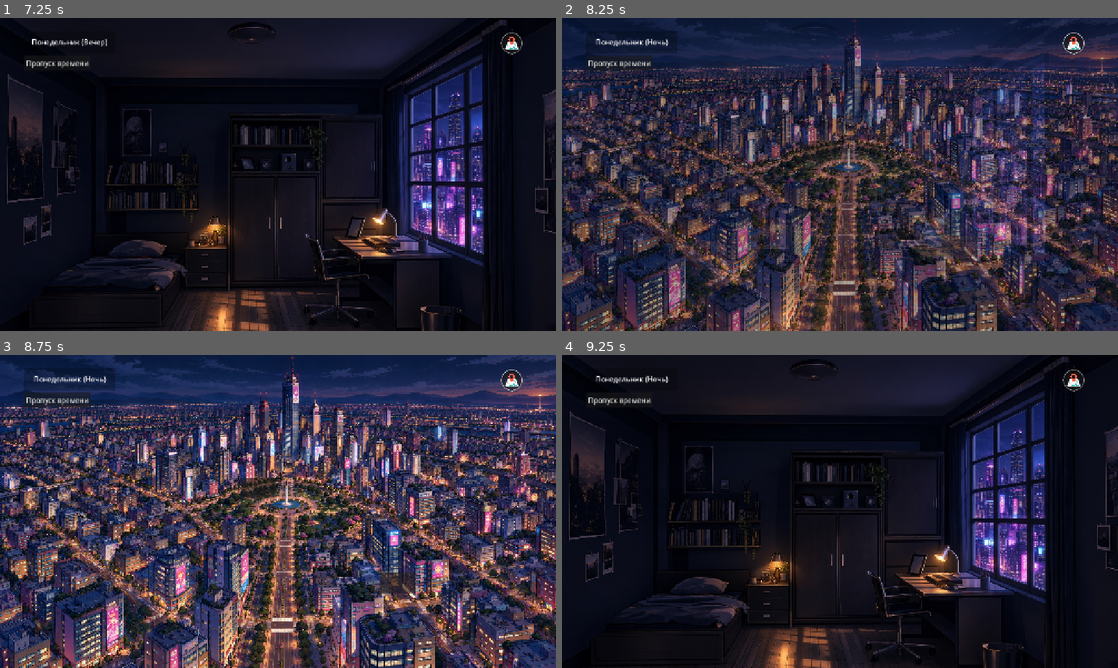
Above: before the commit, frames 1-4 (two rows, left to right).
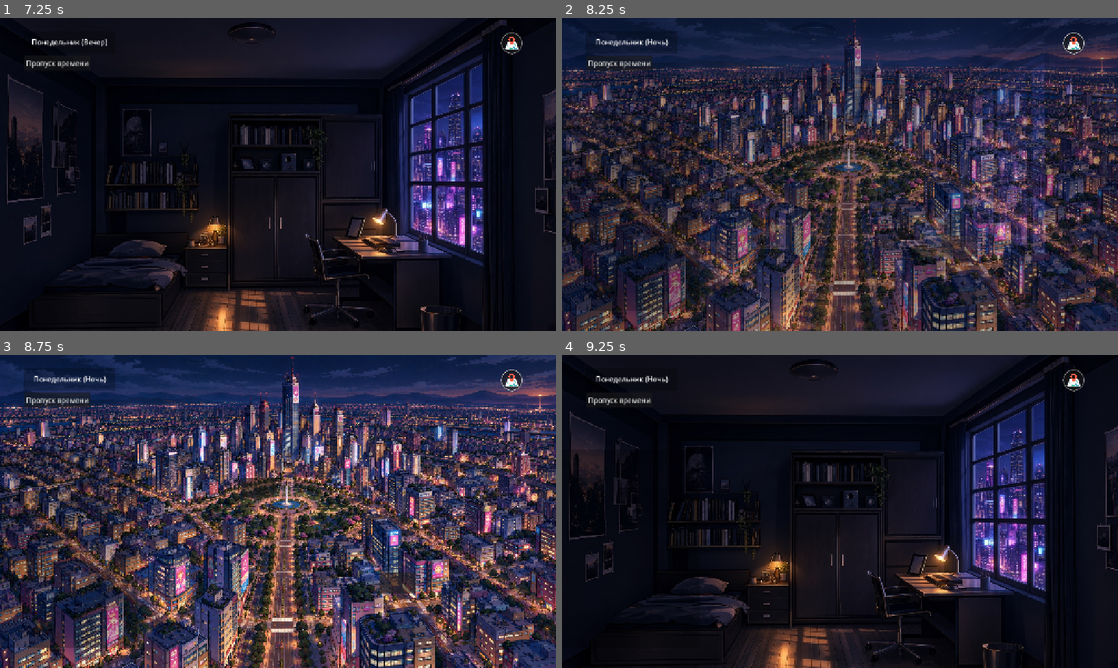
Above: after the commit, the same moments.

Repository: GoodGoos/HeroTown
Game: Godot game, scene res://scenes/main_menu.tscn
Same seed, same stepped clock (60 frames per second), same inputs: the game is played once before the commit and once after it.
Inputs (mouse positions are in pixels of both pictures, inside the frame that each line leads up to):
- Up to frame 1 (7.25 s): click "New Game" at 0.5 s; click "Пропуск времени" at 1.25 s; click (511, 43) at 2 s; click (400, 246) at 2.75 s; click (511, 43) at 3.5 s; click (261, 149) at 4.25 s; click "Пропуск времени" at 5 s; click (511, 43) at 5.75 s; click (400, 246) at 6.5 s
- Up to frame 2 (8.25 s): click "Пропуск времени" at 7.25 s; click (1073, 43) at 8 s
- Up to frame 3 (8.75 s): no input
- Up to frame 4 (9.25 s): click (962, 583) at 8.75 s

Frame 1 is identical in both runs. In frame 2, 1.8% of the frame differs, in the area x 0-25%, y 30-94%; in frame 3, 4.6%; in frame 4, less than 0.1%.

Commit message:
Update 1. Add trigger registry and event condition test

Diff:
--- /dev/null
+++ b/scenes/event_button.tscn
@@ -0,0 +1,33 @@
+[gd_scene format=3 uid="uid://dl8jpe36i6gh1"]
+
+[sub_resource type="StyleBoxFlat" id="StyleBoxFlat_tko23"]
+content_margin_left = 4.0
+content_margin_top = 4.0
+content_margin_right = 4.0
+content_margin_bottom = 4.0
+bg_color = Color(0.101960786, 0.101960786, 0.101960786, 0.3019608)
+border_width_top = 3
+border_color = Color(0.9561803, 0.62158567, 0.073735945, 1)
+corner_radius_top_left = 3
+corner_radius_top_right = 3
+corner_radius_bottom_right = 3
+corner_radius_bottom_left = 3
+corner_detail = 1
+
+[node name="EventButton" type="Node2D" unique_id=997148830]
+
+[node name="Button" type="Button" parent="." unique_id=1076533018]
+custom_minimum_size = Vector2(0, 25)
+anchors_preset = 8
+anchor_left = 0.5
+anchor_top = 0.5
+anchor_right = 0.5
+anchor_bottom = 0.5
+offset_left = -160.0
+offset_top = -15.5
+offset_right = 160.0
+offset_bottom = 15.5
+grow_horizontal = 2
+grow_vertical = 2
+theme_override_styles/normal = SubResource("StyleBoxFlat_tko23")
+text = "Вечер"
--- a/scenes/hug_layer.tscn
+++ b/scenes/hug_layer.tscn
@@ -63,5 +63,25 @@
 offset_bottom = 121.0
 text = "Пропуск времени"
 
+[node name="EventPanel" type="ColorRect" parent="Control" unique_id=425828751]
+visible = false
+layout_mode = 1
+anchors_preset = -1
+anchor_top = 0.61700004
+anchor_bottom = 0.61700004
+offset_top = -228.74002
+offset_right = 317.0
+offset_bottom = 228.25998
+grow_vertical = 2
+color = Color(0, 0, 0, 0.23137255)
+
+[node name="EventList" type="VBoxContainer" parent="Control/EventPanel" unique_id=915005462]
+layout_mode = 1
+anchors_preset = 15
+anchor_right = 1.0
+anchor_bottom = 1.0
+grow_horizontal = 2
+grow_vertical = 2
+
 [connection signal="pressed" from="Control/Map" to="." method="_on_emap_button_pressed"]
 [connection signal="pressed" from="Control/Button2" to="." method="_on_skip_time_button_pressed"]
--- a/scripts/hug_layer.gd
+++ b/scripts/hug_layer.gd
@@ -1,9 +1,13 @@
 extends CanvasLayer
 
 @onready var time_label: Label = $Control/ColorRect/Label
+@onready var event_panel = $Control/EventPanel
+@onready var event_list = $Control/EventPanel/EventList
+
 @onready var map_hud: CanvasLayer = $"res://scenes/map_hug.tscn" # Путь к узлу MapHud
 
 func _ready() -> void:
+
 	GameManager.game_state_changed.connect(_on_game_state_changed)
 	GameManager.time_changed.connect(update_hud)
 	visible = GameManager.is_in_game
@@ -23,9 +27,23 @@
 		return
 
 	Transition.change_scene("")
+	refresh_events()
 	await Transition.screen_blacked_out
 	GameManager.advance_time()
 
+func refresh_events() -> void:
+	# Пока используем текущее состояние игры.
+	var context := game_context.new(GameManager.data)
+
+	var available_triggers := TriggerRegistry.get_available_triggers(context)
+
+	# Показываем панель только если есть события.
+	event_panel.visible = not available_triggers.is_empty()
+
+	print("Доступных событий: ", available_triggers.size())
+
+	for trigger in available_triggers:
+		print("Событие: ", trigger.display_name)
 
 # Сигнал от кнопки карты
 func _on_emap_button_pressed() -> void:
--- a/scripts/player_room.gd
+++ b/scripts/player_room.gd
@@ -1,7 +1,6 @@
 extends Control
 
 @onready var background: TextureRect = $TextureRect
-var data: GameData
 
 const DAY_TEXTURE = preload("res://assets/image/Background/player_room_v2_day.png")
 const NIGHT_TEXTURE = preload("res://assets/image/Background/player_room_v2_night.jpg")
@@ -9,31 +8,10 @@
 func _ready() -> void:
 	# 1. Сразу при запуске сцены устанавливаем правильный фон
 	_update_visuals()
-	if not data:
-		data = GameData.new()
 
 	# 2. Подписываемся на смену времени
 	if GameManager:
 		GameManager.time_changed.connect(_on_time_changed)
-
-	var evening := TriggerRegistry.get_trigger("evening")
-
-	if evening:
-		print("Событие найдено: ", evening.display_name)
-		print("ID: ", evening.id)
-		print("Условий: ", evening.conditions.size())
-
-		var context := game_context.new(data)
-		var condition := evening.conditions[0]
-
-		print("GameManager.data.current_time: ", GameManager.data.current_time)
-		print("PlayerRoom data.current_time: ", data.current_time)
-		print("Одинаковый объект data: ", GameManager.data == data)
-
-		print("Текущее время: ", data.current_time)
-		print("Условие выполнено: ", condition.is_met(context))
-	else:
-		print("Событие evening НЕ найдено")
 
 
 func _on_time_changed() -> void:
--- a/scripts/trigger_registry.gd
+++ b/scripts/trigger_registry.gd
@@ -48,6 +48,39 @@
 
 	dir.list_dir_end()
 
+# Возвращает события, доступные в текущем контексте.
+func get_available_triggers(context: game_context) -> Array[trigger_definition]:
+	var result: Array[trigger_definition] = []
+
+	if context == null:
+		return result
+
+	for trigger_id in triggers:
+		var trigger: trigger_definition = triggers[trigger_id]
+
+		# Если у события указана локация, проверяем её.
+		if not trigger.location_id.is_empty():
+			if trigger.location_id != context.location:
+				continue
+
+		# Проверяем все условия события.
+		var conditions_met := true
+
+		for condition in trigger.conditions:
+			if condition == null:
+				continue
+
+			if not condition.is_met(context):
+				conditions_met = false
+				break
+
+		if not conditions_met:
+			continue
+
+		result.append(trigger)
+
+	return result
+
 
 # Возвращает событие по ID.
 func get_trigger(trigger_id: String) -> trigger_definition:
